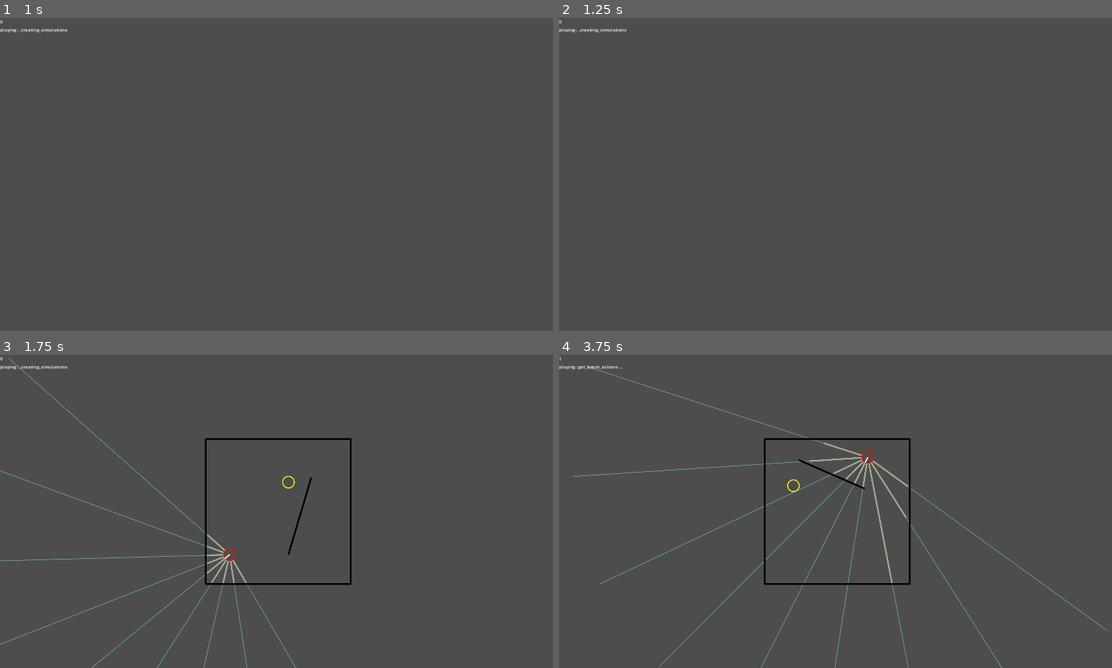
Above: before the commit, frames 1-4 (two rows, left to right).
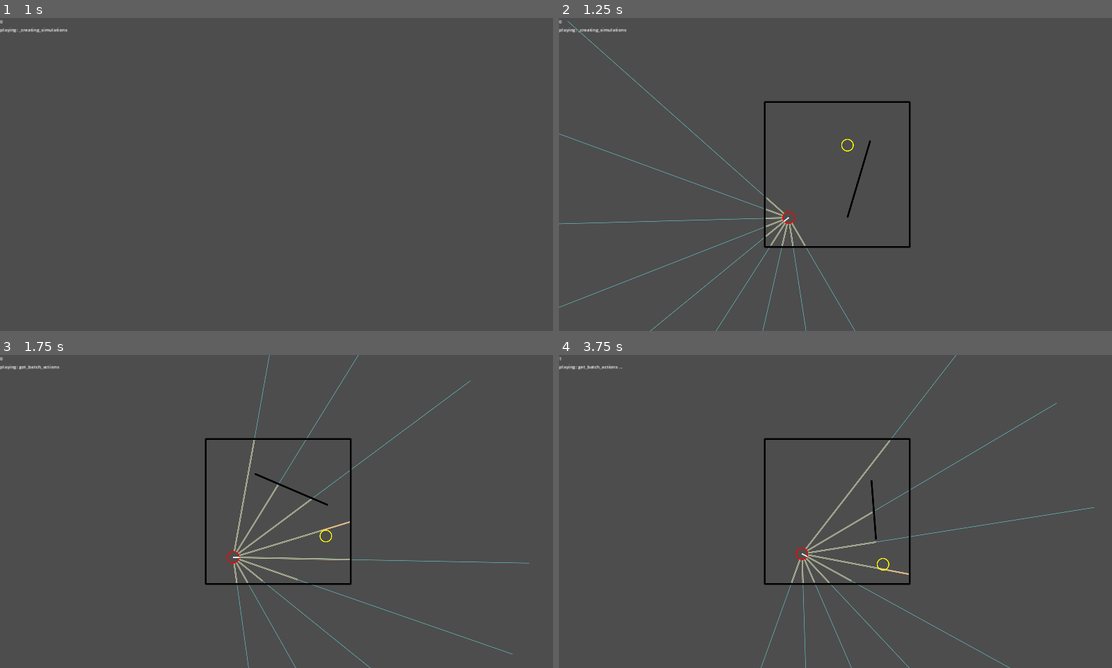
Above: after the commit, the same moments.

Repository: stokatyan/godot-ai
Game: Godot game, scene res://FindCoinGame/FCGEnv.tscn
Same seed, same stepped clock (60 frames per second), same inputs: the game is played once before the commit and once after it.
Inputs:
- Up to frame 1 (1 s): tap Enter at 0.5 s; hold D from 0.53 s (still down); hold Enter from 0.53 s (still down)
- Up to frame 2 (1.25 s): keep holding D; keep holding Enter
- Up to frame 3 (1.75 s): release D at 1.28 s; release Enter at 1.28 s; hold S from 1.28 s (still down); tap 1 at 1.35 s
- Up to frame 4 (3.75 s): release S at 2.03 s; hold D 2.03-2.78 s; tap 2 at 2.1 s; tap Space at 2.75 s; hold Up 2.78-3.53 s; tap 3 at 2.85 s; tap Enter at 3.5 s; hold A from 3.53 s (still down); hold Enter from 3.53 s (still down)

Frame 1 is identical in both runs. In frame 2, 1.7% of the frame differs, in the area x 0-64%, y 0-100%; in frame 3, 2.3%; in frame 4, 2.5%, in the area x 2-100%, y 0-100%.
Error in both runs: Cannot call method 'poll' on a null value. (res://AI/AIServerTCP.gd:40)

Commit message:
update simulation params to take less space on submit

Diff:
--- a/godot-ai-client/FindCoinGame/FCGEnv.gd
+++ b/godot-ai-client/FindCoinGame/FCGEnv.gd
@@ -54,10 +54,10 @@
 	return FCGSimulation.new() as FCGSimulation
 
 func get_simulation_count() -> int:
-	return 50
+	return 30
 
 func get_steps_in_round() -> int:
-	return 40
+	return 30
 
 func get_state_dim() -> int:
 	var example = _example_sim.get_game_state()
@@ -67,7 +67,7 @@
 	return 2
 
 func get_batch_size() -> int:
-	return 500
+	return 256
 
 func get_num_actor_layers() -> int:
 	return 3
--- a/godot-ai-client/FindCoinGame/FCGSimulation.gd
+++ b/godot-ai-client/FindCoinGame/FCGSimulation.gd
@@ -13,7 +13,7 @@
 var _actions_taken = 0
 
 var _prev_actions: Array[float] = []
-var _action_history_size = 6
+var _action_history_size = 12
 
 var _prev_observation: Array[float] = []
 var _initial_hero_position: Vector2
